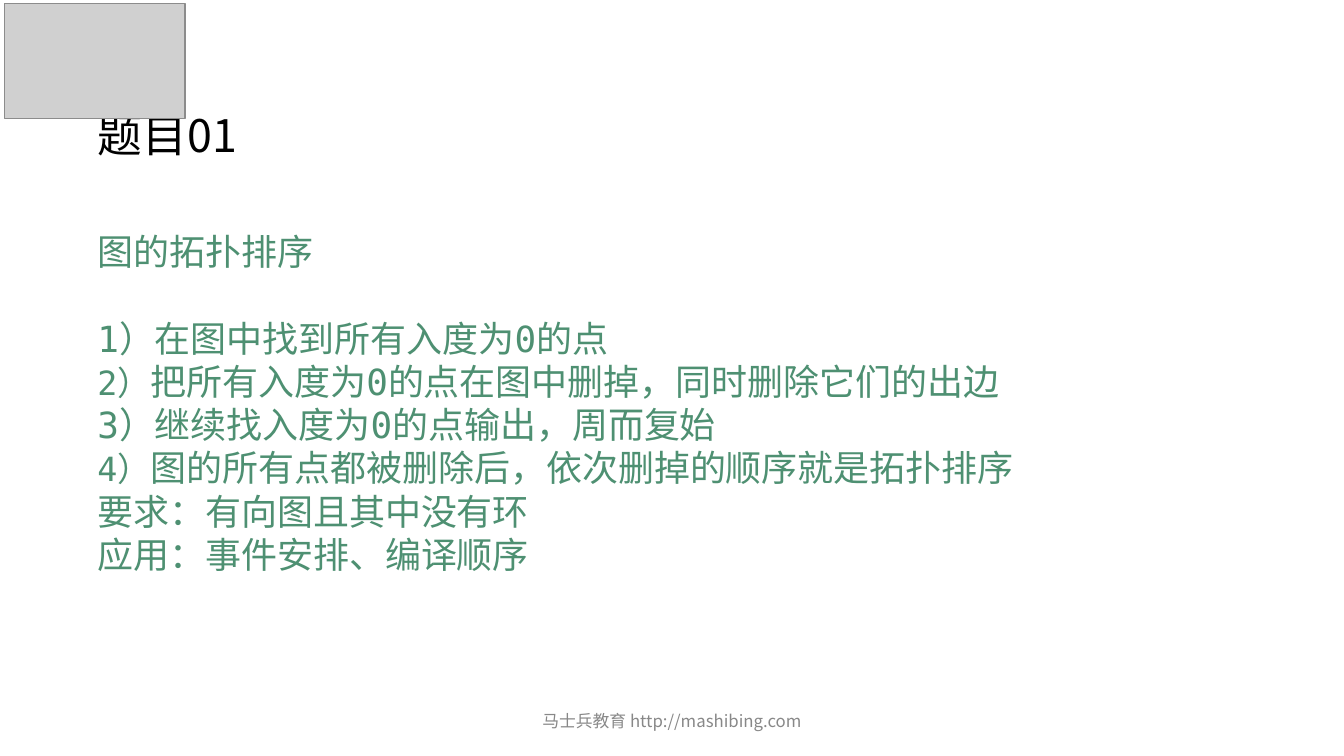
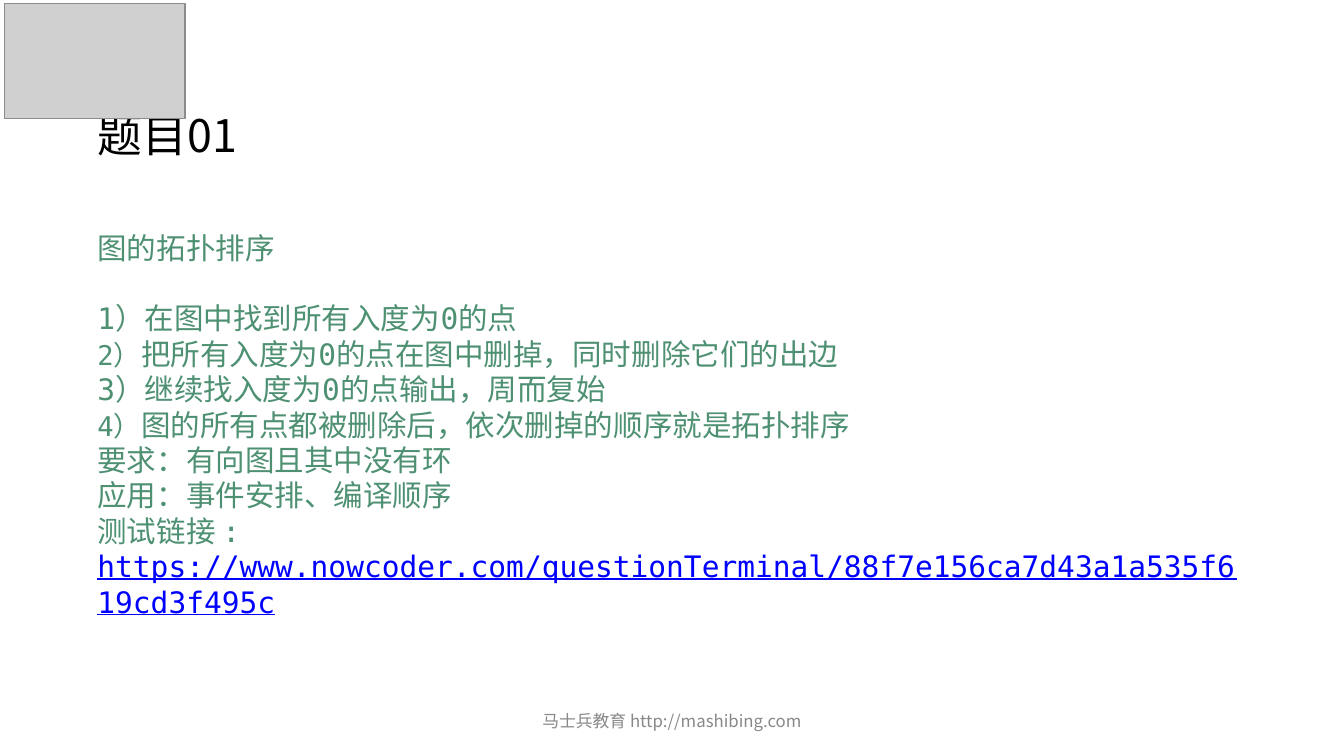
Before and after one commit to wblksheep/algorithm-zuo-msb-code, a slide deck: slide 3 of MCA算法突击课/第03期/ppt/powerpoint/第07节.pptx. Drawn at 1344x756 pixels with LibreOffice and Linux fonts; fonts in the diff are those of the drawing; grey boxes stand for pictures. Boxes give left, top, right and bottom in pixels: in the first picture for what was removed or moved away, otherwise in the second. Text is boxed around its words. In the diff, an @@ line names an element or a change of style, - is before the commit and + after.

```diff
--- a/MCA算法突击课/第03期/ppt/powerpoint/第07节.pptx
+++ b/MCA算法突击课/第03期/ppt/powerpoint/第07节.pptx
@@ text at box(97, 234, 850, 509): size 25.7 to 21.1 pt in "图的拓扑排序", "1）在图中找到所有入度为0的点", "2）把所有入度为0的点在图中删掉，同时删除它们的出边", "3）继续找入度为0的点输出，周而复始" and 3 more places; size 23.8 to 19.4 pt in "2）把所有入度为0的点在图中删掉，同时删除它们的出边", "4）图的所有点都被删除后，依次删掉的顺序就是拓扑排序" @@
@@ text at box(97, 517, 1235, 583): paragraph added @@
+测试链接 : https://www.nowcoder.com/questionTerminal/88f7e156ca7d43a1a535f619cd3f495c
```
Also in this commit, not shown: 5 other slides changed, 3 other files.
